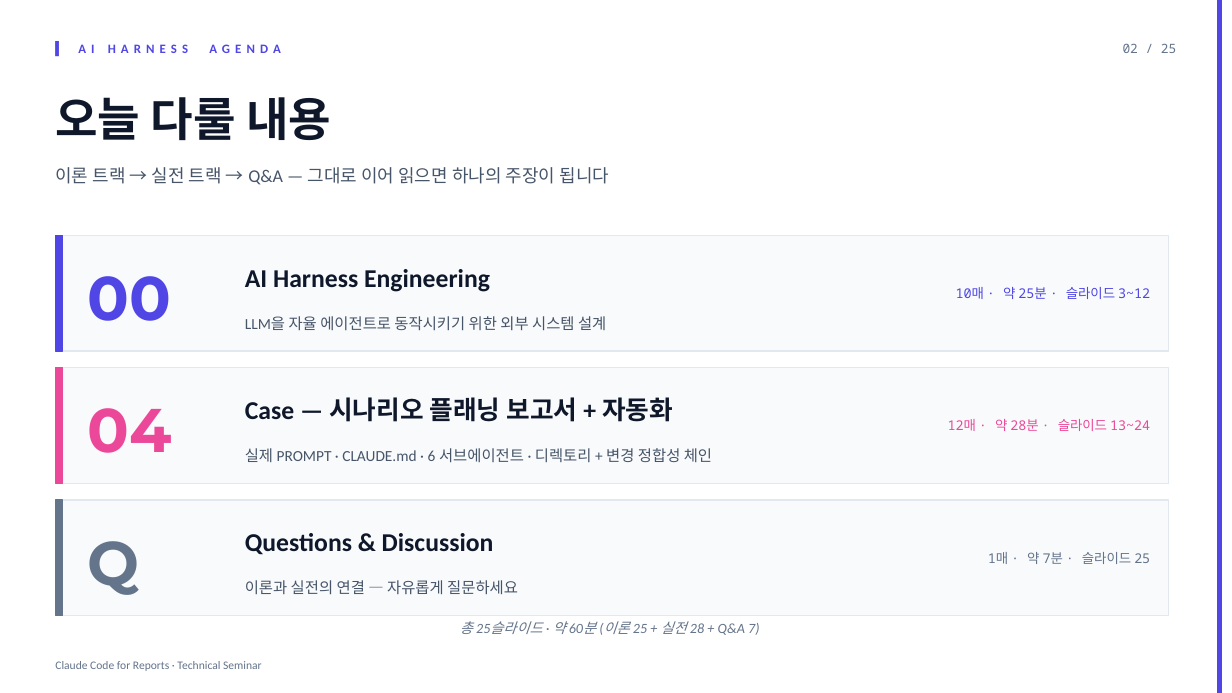
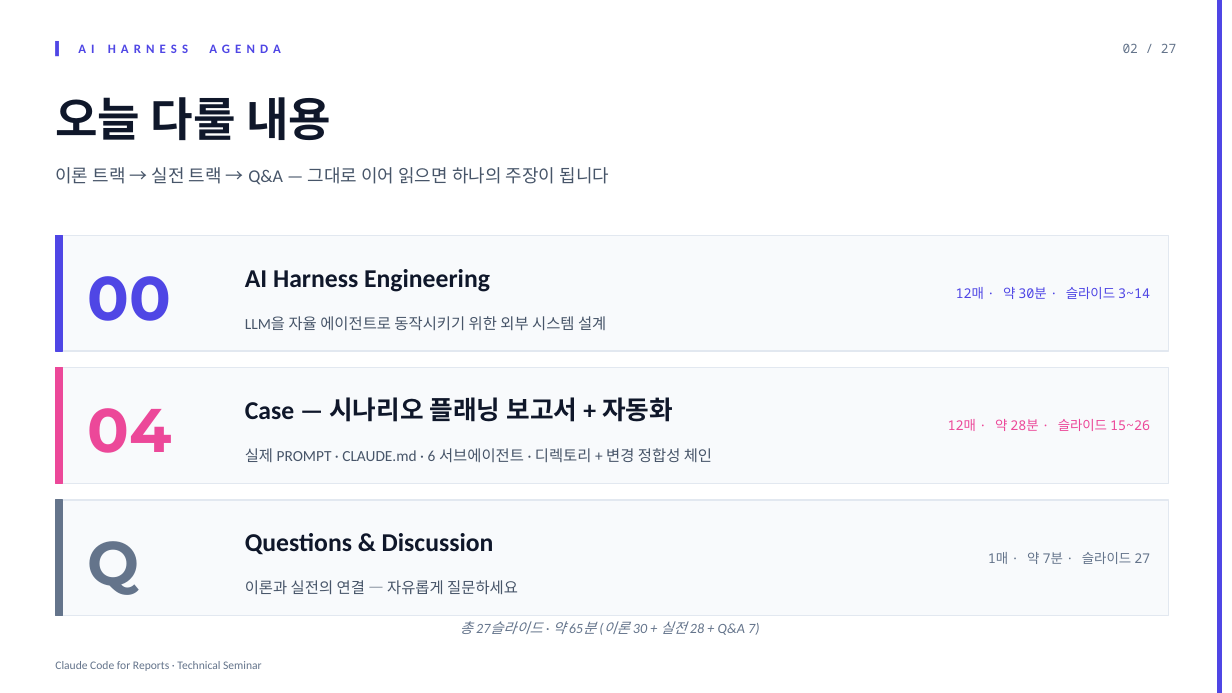
Before and after one commit to k31001/action-learning, a slide deck: slide 2 of working-style/seminar-claude-code-report/seminar-claude-code.pptx. Drawn at 1232x693 pixels with LibreOffice and Linux fonts; fonts in the diff are those of the drawing. Boxes give left, top, right and bottom in pixels: in the first picture for what was removed or moved away, otherwise in the second. Text is boxed around its words. In the diff, an @@ line names an element or a change of style, - is before the commit and + after.

```diff
--- a/working-style/seminar-claude-code-report/seminar-claude-code.pptx
+++ b/working-style/seminar-claude-code-report/seminar-claude-code.pptx
@@ text at <box>1123,43,1176,53</box>: text changed @@
-02 / 25
+02 / 27
@@ text at <box>956,287,1150,299</box>: text changed @@
-10매 · 약 25분 · 슬라이드 3~12
+12매 · 약 30분 · 슬라이드 3~14
@@ text at <box>948,419,1150,431</box>: text changed @@
-12매 · 약 28분 · 슬라이드 13~24
+12매 · 약 28분 · 슬라이드 15~26
@@ text at <box>988,552,1150,564</box>: text changed @@
-1매 · 약 7분 · 슬라이드 25
+1매 · 약 7분 · 슬라이드 27
@@ text at <box>460,621,759,635</box>: text changed @@
-총 25슬라이드 · 약 60분 (이론 25 + 실전 28 + Q&A 7)
+총 27슬라이드 · 약 65분 (이론 30 + 실전 28 + Q&A 7)
```
Also in this commit, not shown: 24 other slides changed, 2 slides added, 10 other files.
